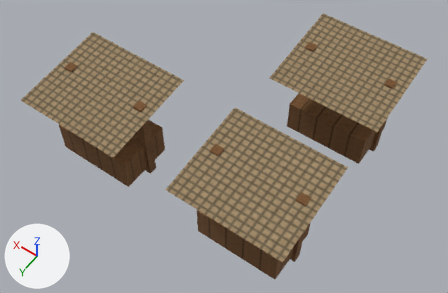
Two versions of the glTF model app/src/main/assets/3d/field/domestic-MARKET-2-lod1.glb, one commit apart.
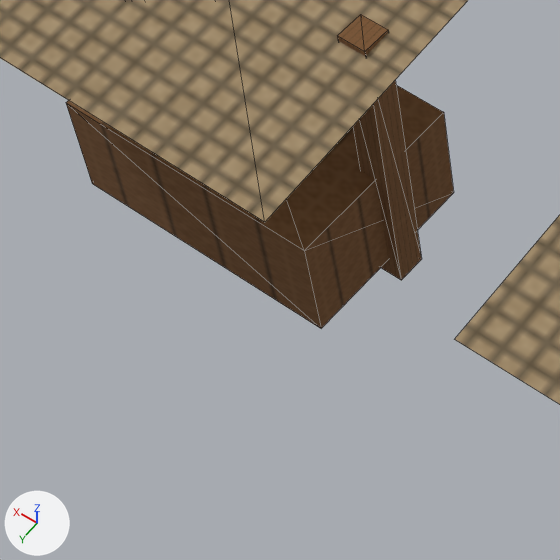
There are two pictures of each version: one whole from a 50 mm lens placed at (-0.689, 0.947, 1.443), pointed at (-0.069, 0.079, 0.079), one close up on the part from 9% to 43% of the width and 33% to 85% of the height. Every picture has the same lights, and +X, +Y and +Z are marked at lower left. The older version's two pictures come first. The close-ups show mesh edges as thin lines. Vertices at exactly the same position are counted once.
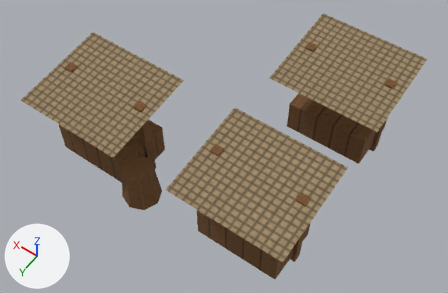
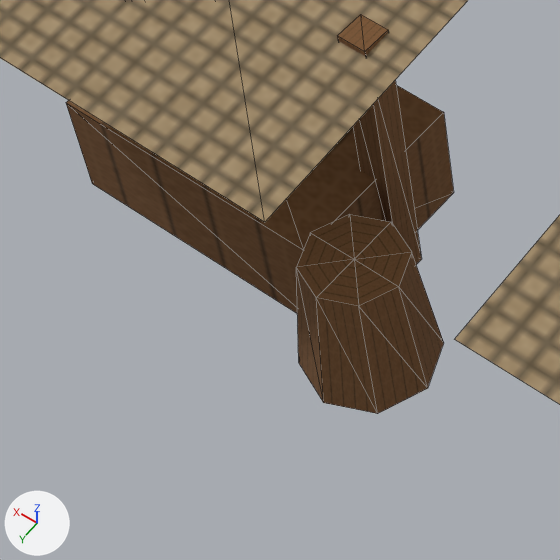
Boxes (x1, y1, x2, y2) around the edits, measured in the close-ups (560 x 560 px):
'Mesh_0', reshaped
    before: (0, 0, 560, 404)
    after: (0, 0, 560, 414)
part 1 of me_mesh_0, added (brown)
    after: (296, 214, 444, 414)

Edits to the bpy script that builds the scene:
```text
Change me_mesh_0:
    used by ob_mesh_0; location = (0.0, 0.0, 0.0)
    remove me_mesh_0.from_pydata(...)  # 84 vertices, 96 faces; spans x -0.43..0.37, y -0.35..0.37, z 0.0..0.28
    add me_mesh_0.from_pydata(...)  # 101 vertices, 120 faces; spans x -0.43..0.37, y -0.35..0.37, z 0.0..0.28
    me_mesh_0 part 1: a new loose piece of 17 vertices spanning x -0.005..0.105, y 0.245..0.355, z 0.01..0.13, in mat_material_0
```
